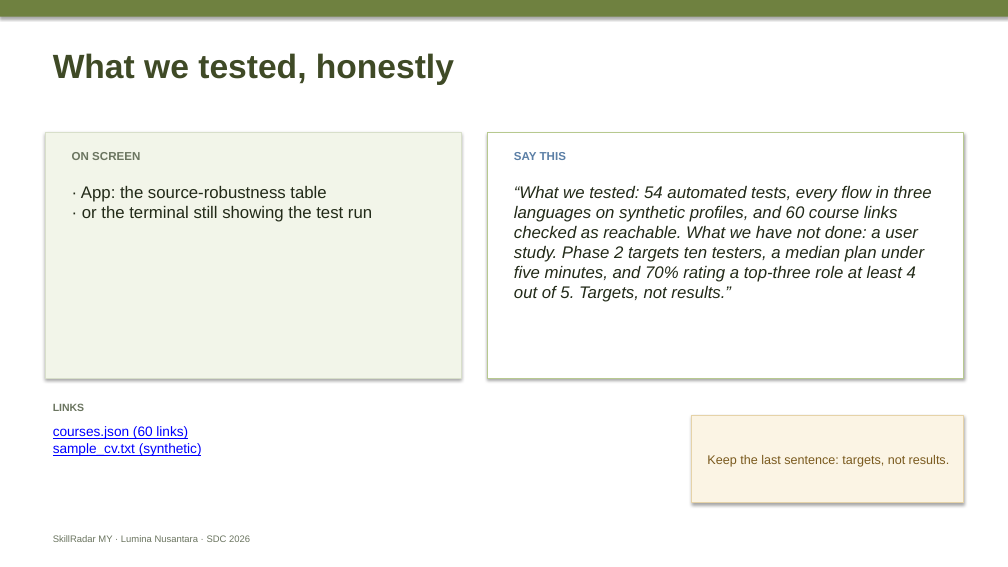
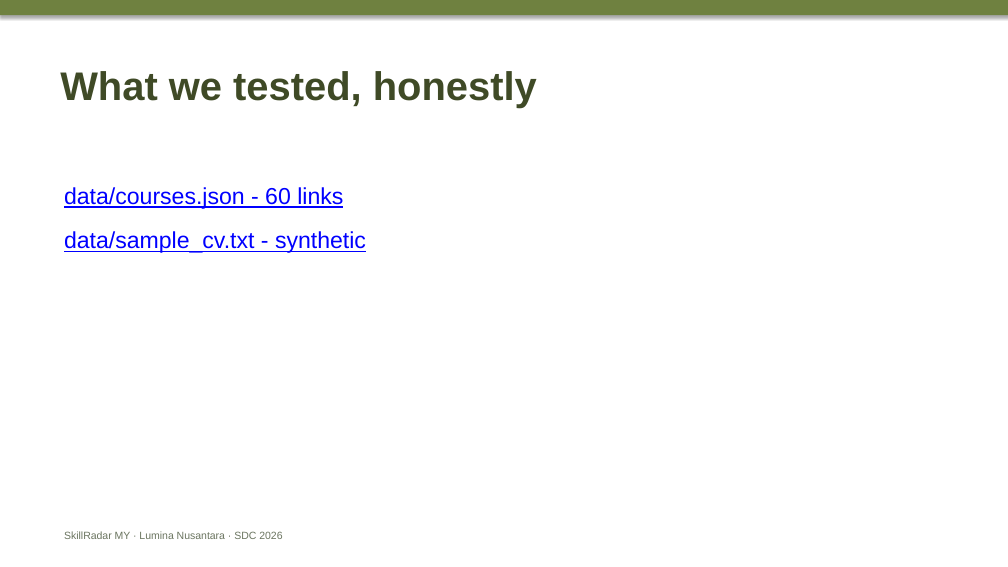
Before and after one commit to douyinlin/sdc2026-lumina-nusantara, a slide deck: slide 6 of team/CUE_DECK_4min10_to_6min.pptx. Drawn at 1008x567 pixels with LibreOffice and Linux fonts; fonts in the diff are those of the drawing. Boxes give left, top, right and bottom in pixels: in the first picture for what was removed or moved away, otherwise in the second. Text is boxed around its words. In the diff, an @@ line names an element or a change of style, - is before the commit and + after.

Commit message:
docs(team): strip the cue deck to title plus links

```diff
--- a/team/CUE_DECK_4min10_to_6min.pptx
+++ b/team/CUE_DECK_4min10_to_6min.pptx
@@ text "What we tested, honestly": place and size @@
-text "What we tested, honestly" at [53,53,454,85]
+text "What we tested, honestly" at [60,71,537,108]
@@ text "What we tested, honestly" at [60,71,537,108]: size 32 to 38 pt @@
@@ rectangle removed at [45,132,461,378] @@
@@ rectangle removed at [488,132,964,378] @@
@@ text removed at [72,152,140,160] @@
-ON SCREEN
@@ text removed at [514,152,566,160] @@
-SAY THIS
@@ text at [64,187,366,253]: text changed; size 13 to 22 pt @@
-courses.json (60 links)
-sample_cv.txt (synthetic)
+data/courses.json - 60 links
+data/sample_cv.txt - synthetic
@@ text removed at [81,186,372,222] @@
-· App: the source-robustness table
-· or the terminal still showing the test run
@@ text removed at [514,186,932,302] @@
-“What we tested: 54 automated tests, every flow in three languages on synthetic profiles, and 60 course links checked as reachable. What we have not done: a user study. Phase 2 targets ten testers, a median plan under five minutes, and 70% rating a top-three role at least 4 out of 5. Targets, not results.”
@@ text removed at [53,403,84,411] @@
-LINKS
@@ rectangle removed at [692,416,964,503] @@
-Keep the last sentence: targets, not results.
@@ text "SkillRadar MY · Lumina Nusantara ...": place and size @@
-text "SkillRadar MY · Lumina Nusantara ..." at [53,535,250,542]
+text "SkillRadar MY · Lumina Nusantara ..." at [64,531,282,539]
@@ text "SkillRadar MY · Lumina Nusantara ..." at [64,531,282,539]: size 9 to 10 pt @@
```
Also in this commit, not shown: 6 other slides changed, 2 other files.
